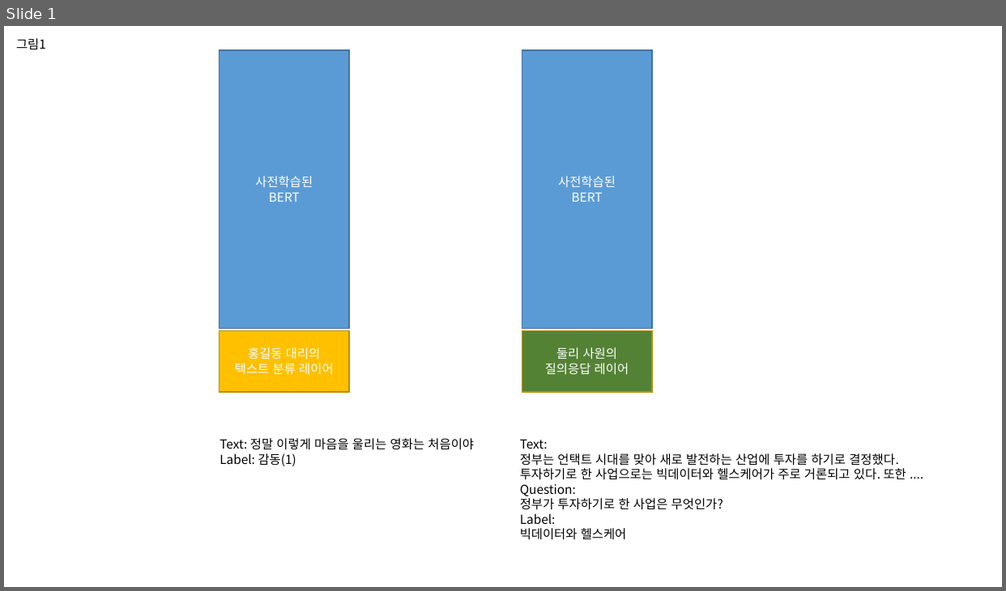
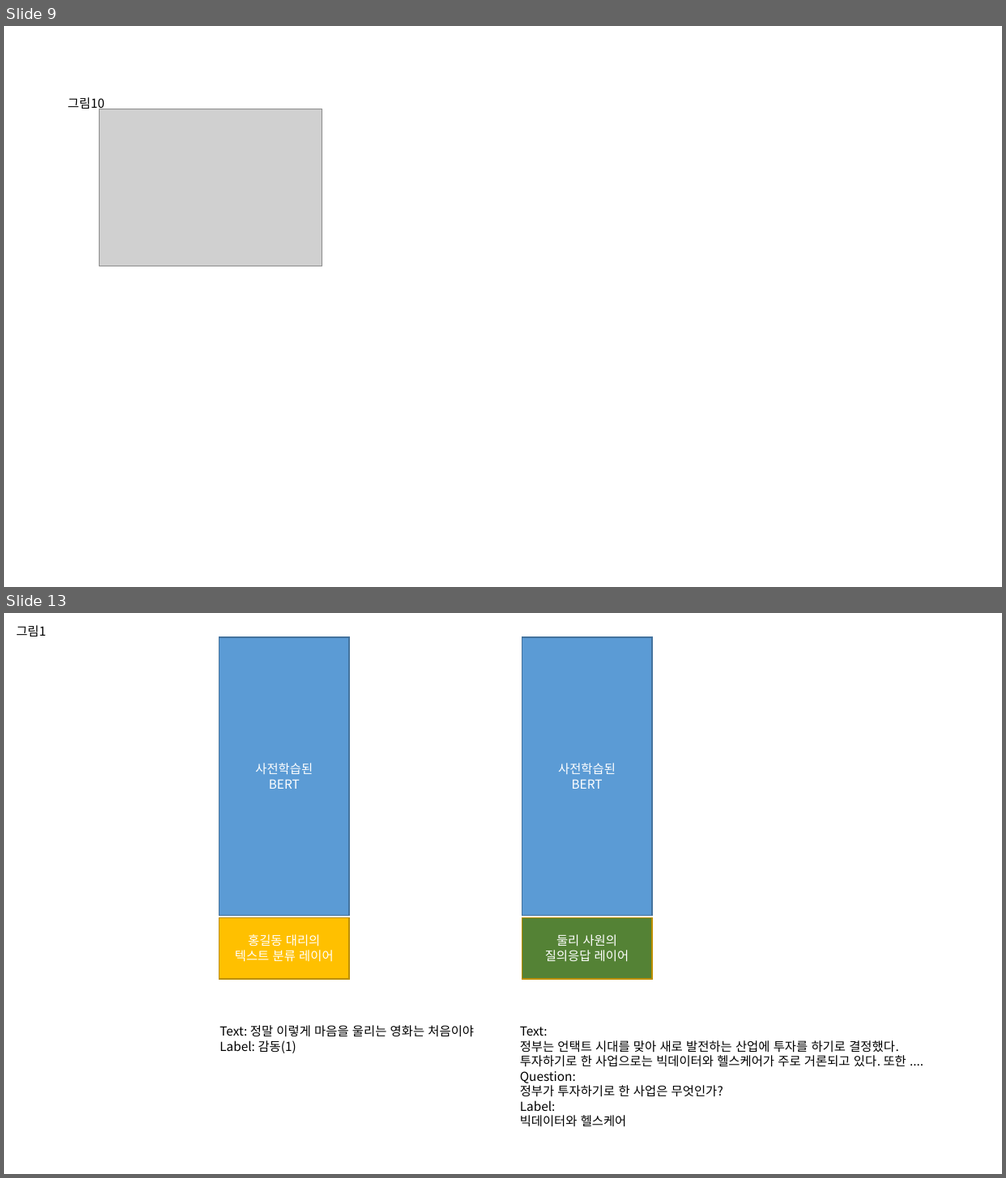
Before and after one commit to jinkilee/hello-transformer, a slide deck: draft/chapter5.pptx. Shown one above the other, each under a label of ours: slide 1 before the commit, slides 9 and 13 after it; the slides between them are not shown. The pictures are 1006x591 and 1006x1178 pixels, drawn with LibreOffice and Linux fonts; fonts in the diff are those of the drawing; grey boxes stand for pictures. Boxes give left, top, right and bottom in pixels: in the first picture for what was removed or moved away, otherwise in the second. Text is boxed around its words. In the diff, an @@ line names an element or a change of style, - is before the commit and + after.

```diff
--- a/draft/chapter5.pptx
+++ b/draft/chapter5.pptx
@@ slide 9 added at <box>4,26,1002,587</box>, background #FFFFFF @@
@@ text added at <box>68,97,104,111</box>, 12 pt, text #000000 @@
+그림10
@@ picture added at <box>99,109,322,266</box> @@
@@ what was slide 1 is now slide 13 @@
```
Also in this commit, not shown: 8 slides changed, 4 other slides added, 1 other file.
